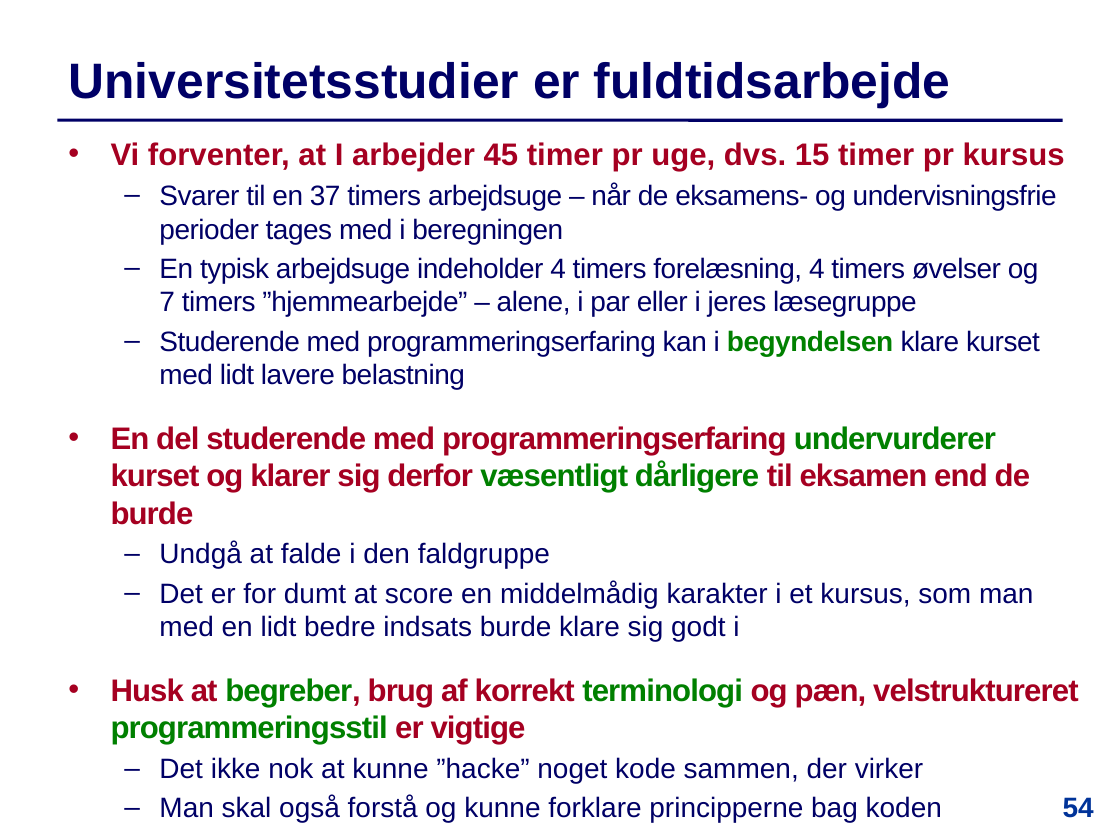
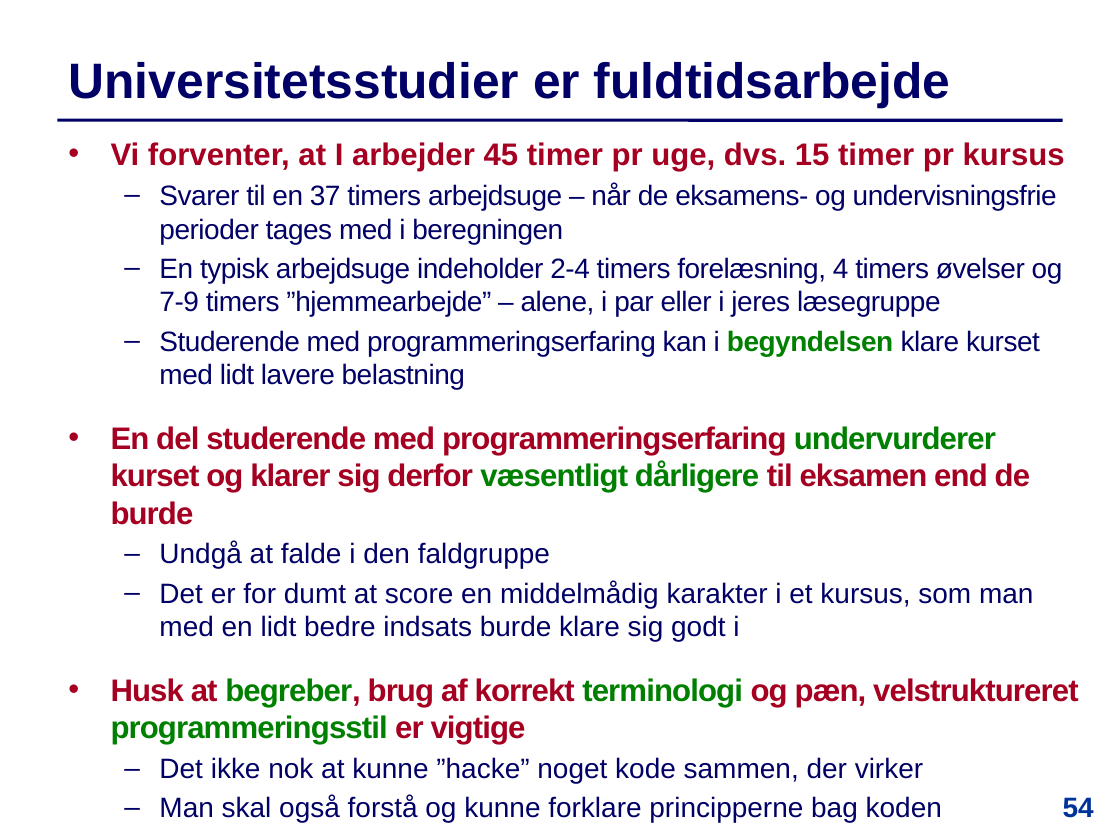
Before and after one commit to IntProgAU/Materiale, a slide deck: slide 54 of web/e25/uge_1a/Slides-Uge1-Mandag.pptx. Drawn at 1120x840 pixels with LibreOffice and Linux fonts; fonts in the diff are those of the drawing. Boxes give left, top, right and bottom in pixels: in the first picture for what was removed or moved away, otherwise in the second. Text is boxed around its words. In the diff, an @@ line names an element or a change of style, - is before the commit and + after.

```diff
--- a/web/e25/uge_1a/Slides-Uge1-Mandag.pptx
+++ b/web/e25/uge_1a/Slides-Uge1-Mandag.pptx
@@ text at <box>159,257,1063,317</box>: text changed @@
-  – En typisk arbejdsuge indeholder 4 timers forelæsning, 4 timers øvelser og
-    7 timers ”hjemmearbejde” – alene, i par eller i jeres læsegruppe
+  – En typisk arbejdsuge indeholder 2-4 timers forelæsning, 4 timers øvelser og
+    7-9 timers ”hjemmearbejde” – alene, i par eller i jeres læsegruppe
```
Also in this commit, not shown: 5 other slides changed, 1 other file.
